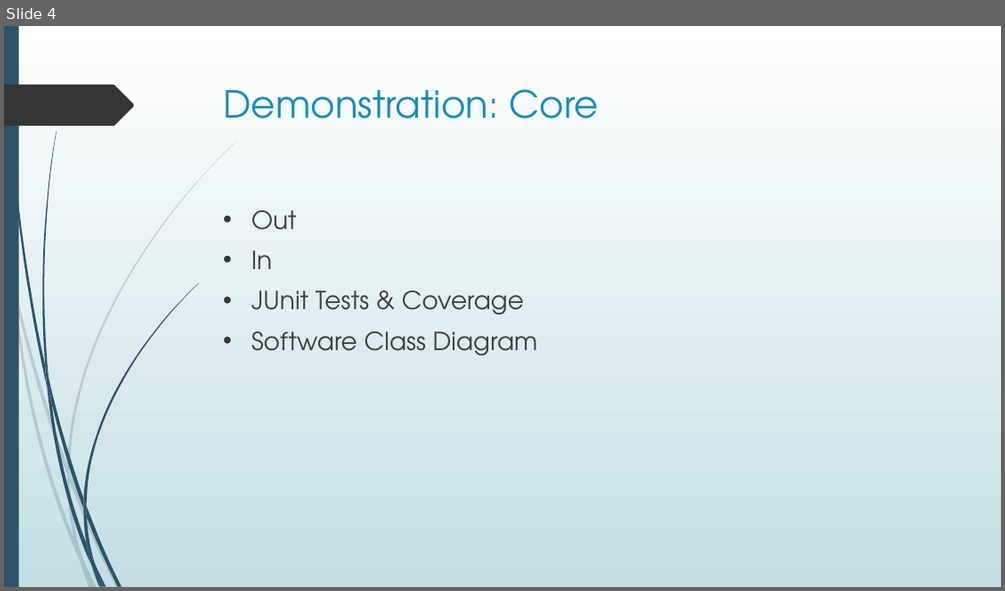
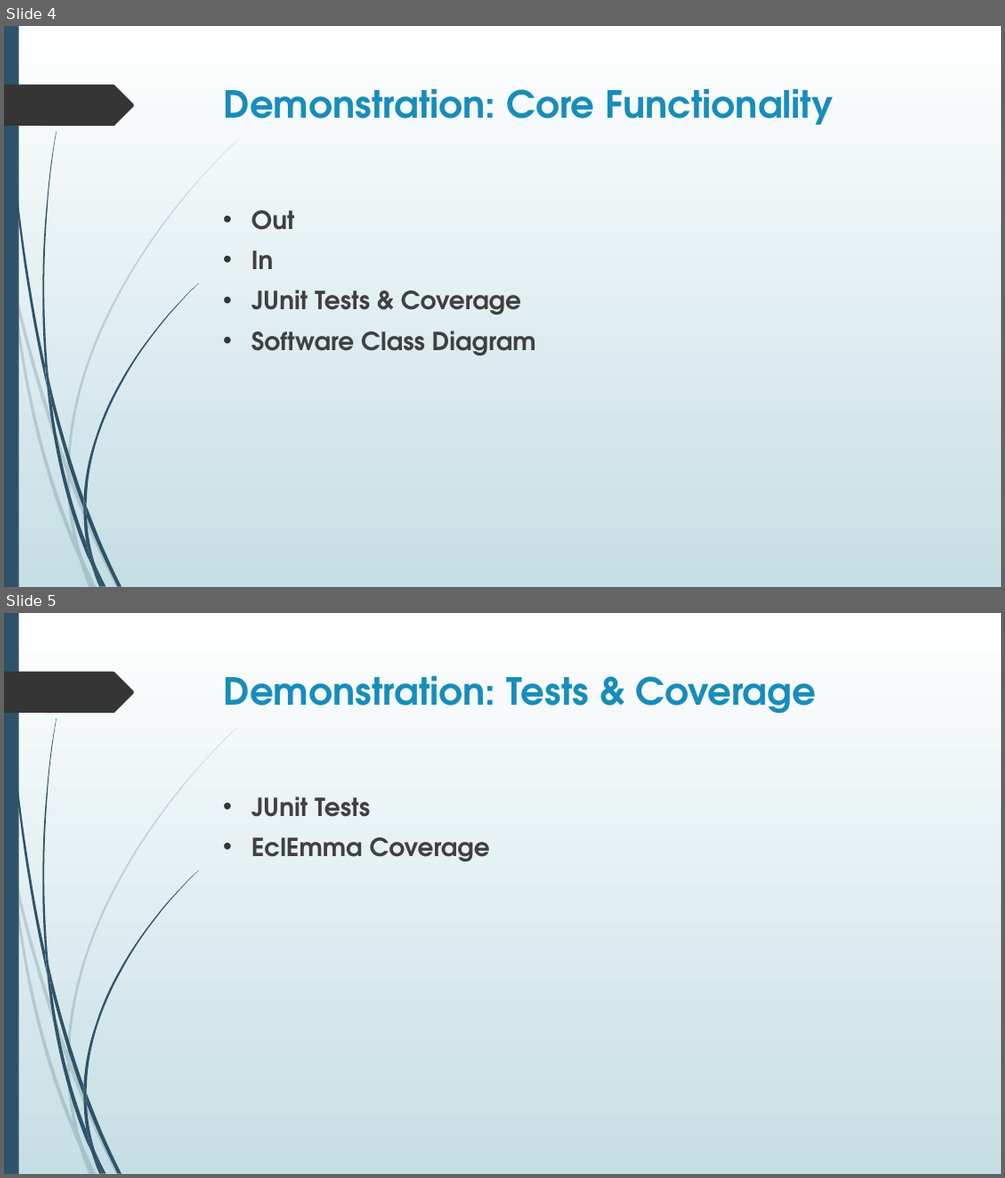
Before and after one commit to dan-ward/TP-6, a slide deck: TRL_final/Textbook Rental Library - Presentation.pptx. Shown one above the other, each under a label of ours: slide 4 before the commit, slides 4 and 5 after it. The pictures are 1005x591 and 1005x1178 pixels, drawn with LibreOffice and Linux fonts; fonts in the diff are those of the drawing. Boxes give left, top, right and bottom in pixels: in the first picture for what was removed or moved away, otherwise in the second. Text is boxed around its words. In the diff, an @@ line names an element or a change of style, - is before the commit and + after.

```diff
--- a/TRL_final/Textbook Rental Library - Presentation.pptx
+++ b/TRL_final/Textbook Rental Library - Presentation.pptx
@@ slide 5 added at bbox=[4, 613, 1001, 1174], background gradient #FFFFFF to #C5DEE5; not listed: 24 template elements that a slide beside it also shows @@
@@ title added at bbox=[224, 675, 816, 714], 36 pt, text #178DBB, bold @@
+Demonstration: Tests & Coverage
@@ text added at bbox=[251, 796, 490, 861], 24 pt, text #404040, bold @@
+• JUnit Tests
+• EclEmma Coverage
@@ slide 4 changed as well @@
@@ title at bbox=[224, 88, 833, 125]: text changed; bold on @@
-Demonstration: Core
+Demonstration: Core Functionality
@@ text "Out" at bbox=[251, 210, 536, 355]: bold on @@
```
Also in this commit, not shown: 5 other slides changed, 2 other slides added.
